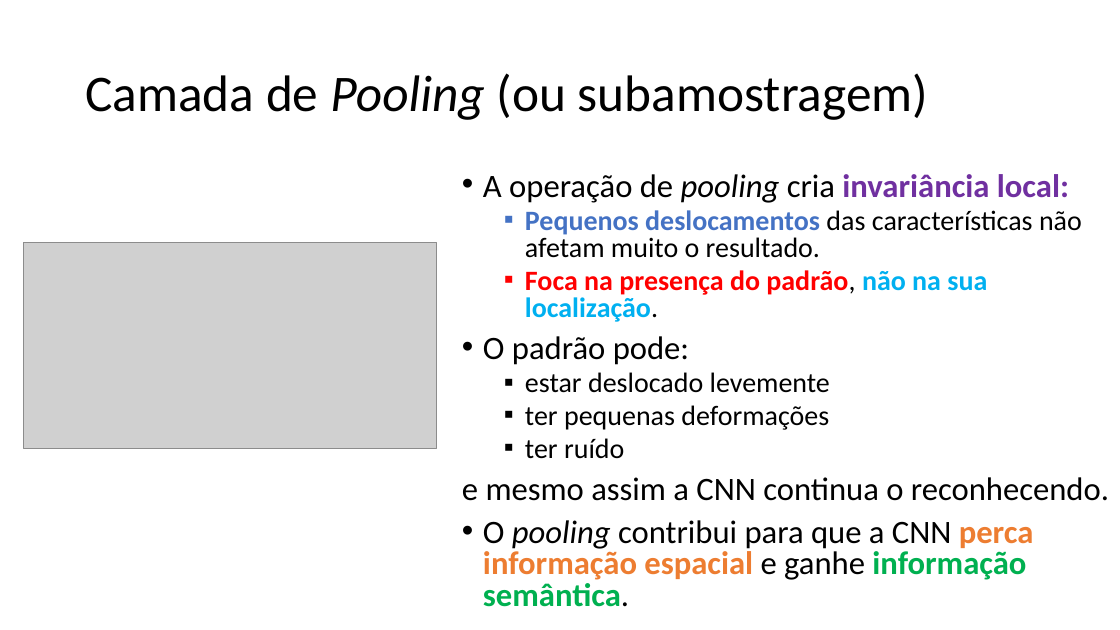
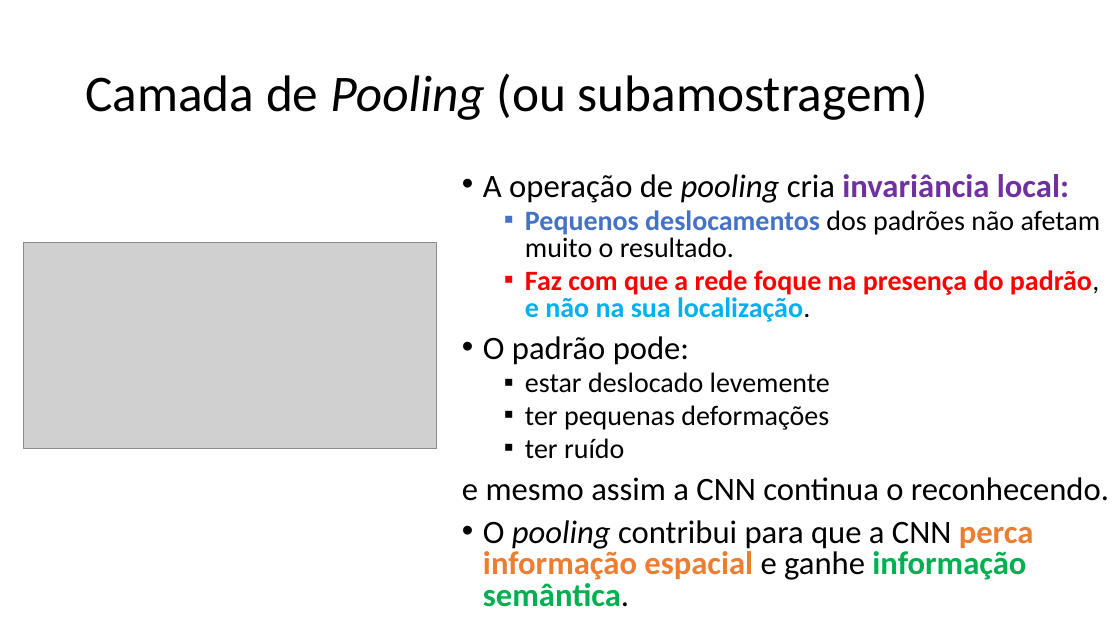
Before and after one commit to zz4fap/c24_inteligencia_artificial, a slide deck: slide 51 of slides/C24_CNN.pptx. Drawn at 1120x630 pixels with LibreOffice and Linux fonts; fonts in the diff are those of the drawing; grey boxes stand for pictures. Boxes give left, top, right and bottom in pixels: in the first picture for what was removed or moved away, otherwise in the second. Text is boxed around its words. In the diff, an @@ line names an element or a change of style, - is before the commit and + after.

```diff
--- a/slides/C24_CNN.pptx
+++ b/slides/C24_CNN.pptx
@@ text at <box>525,210,1101,322</box>: text changed @@
-  ▪ Pequenos deslocamentos das características não afetam muito o resultado.
-  ▪ Foca na presença do padrão, não na sua localização.
+  ▪ Pequenos deslocamentos dos padrões não afetam muito o resultado.
+  ▪ Faz com que a rede foque na presença do padrão, e não na sua localização.
```
Also in this commit, not shown: 15 other slides changed.
